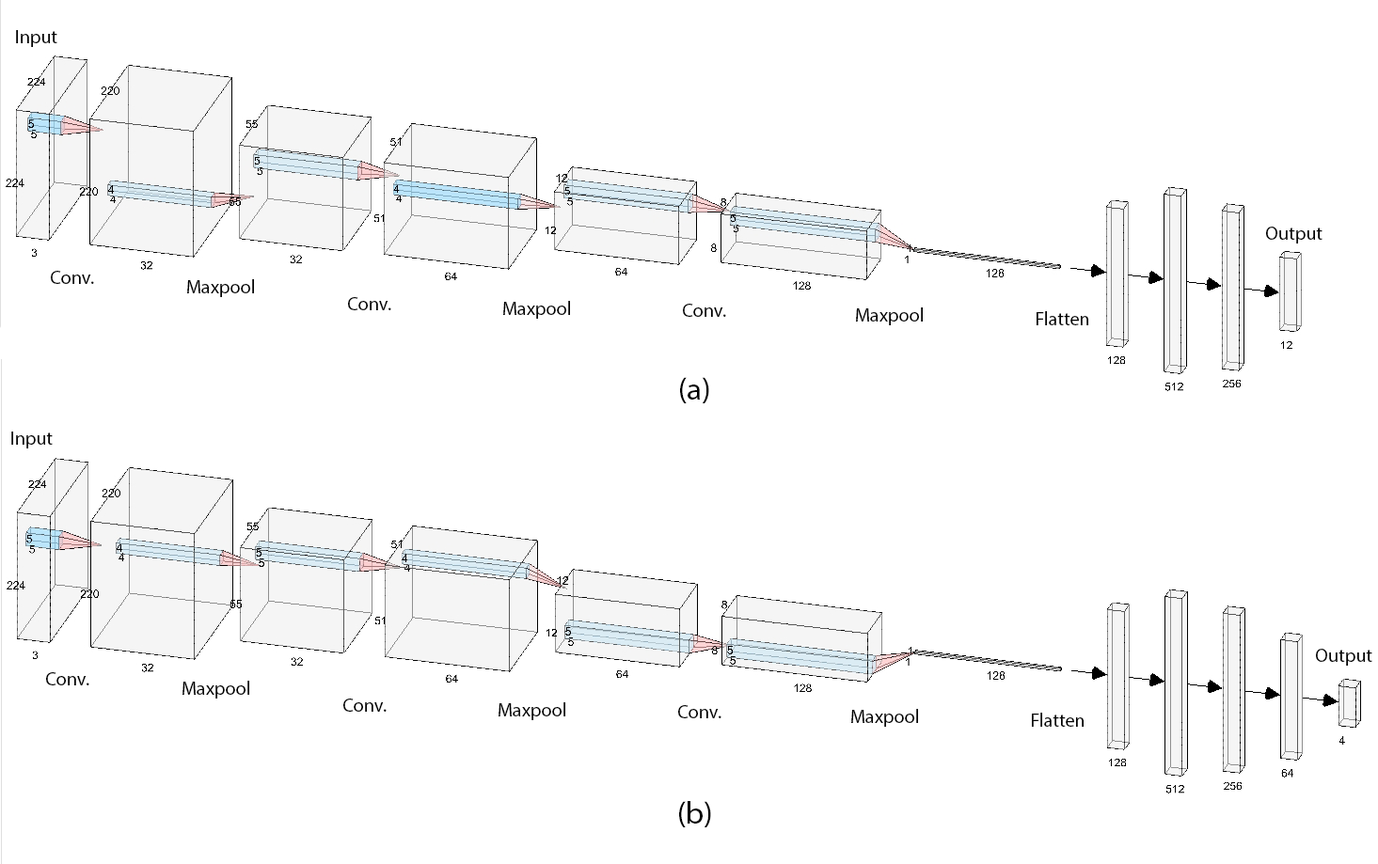
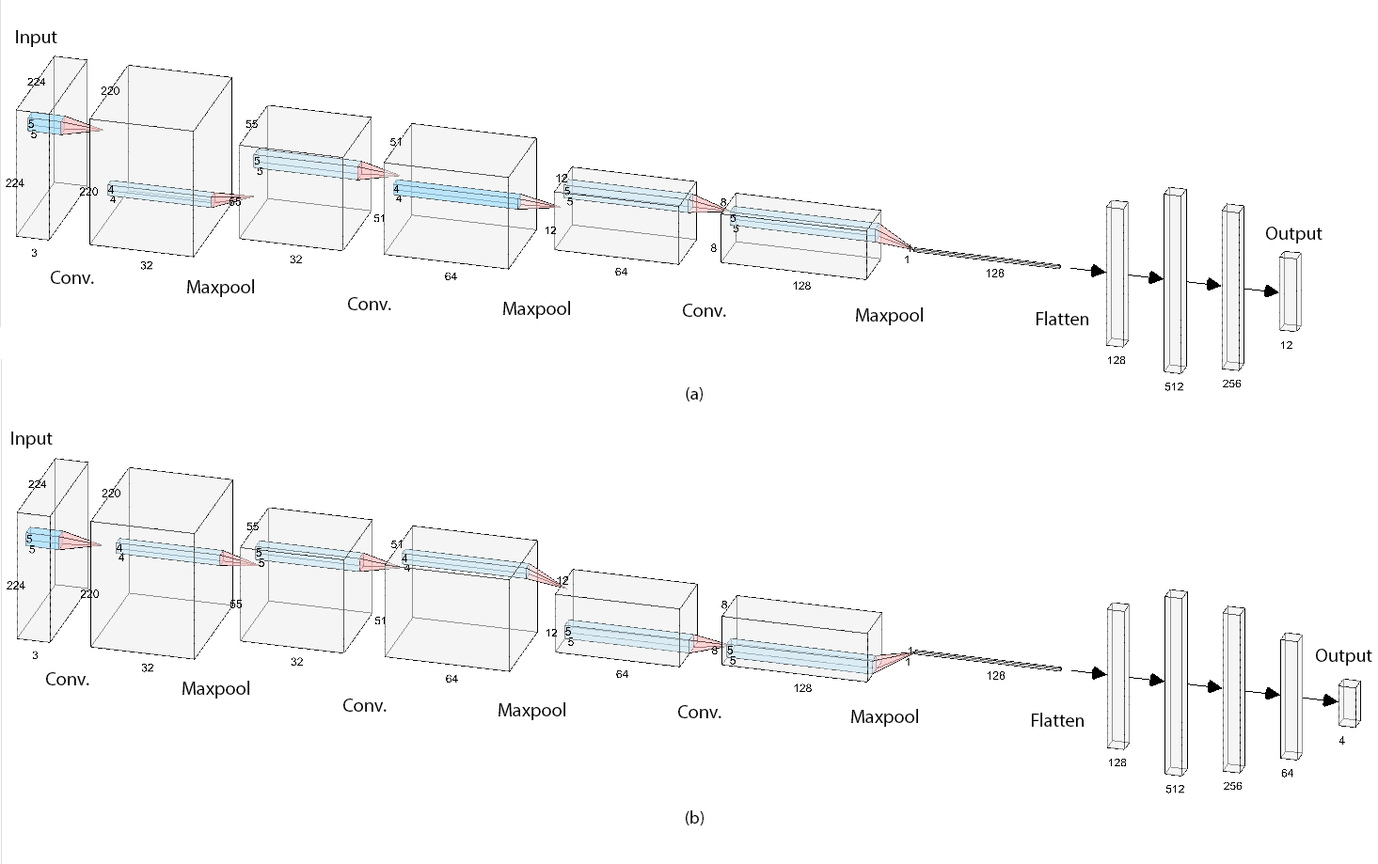
The second 1378 × 864 image is a revision of the first. Changes to its layers:
painted on "(b)" over [left=679, top=801, right=712, bottom=828]
painted on "(a)" over [left=680, top=377, right=710, bottom=404]
